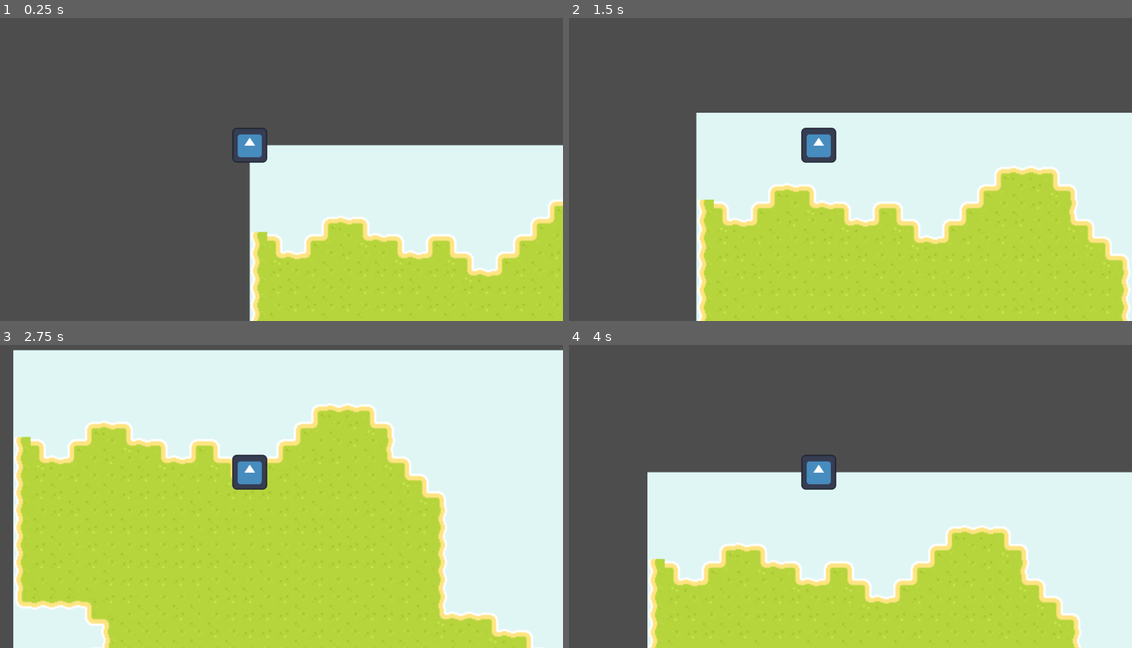
Above: before the commit, frames 1-4 (two rows, left to right).
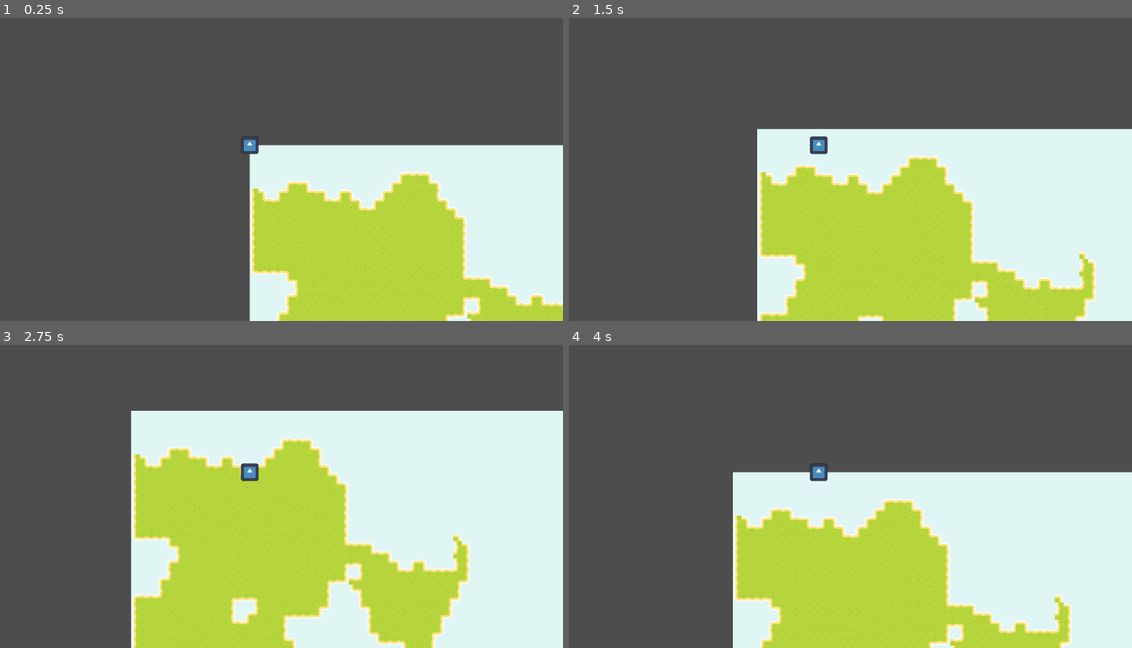
Above: after the commit, the same moments.

Repository: Sammy-T/Aero-Fight
Game: Godot game, scene res://scenes/level.tscn
The game is run twice, just before and just after one commit, with the same random seed, the same clock (stepped at 60 frames per second) and the same inputs. The engine's default icon, where the game draws it, is replaced by a stand-in: a white triangle on a blue panel in a dark square.
Inputs:
- Up to frame 1 (0.25 s): no input
- Up to frame 2 (1.5 s): tap Enter at 0.5 s; hold Right (ui_right) 0.53-1.28 s; hold Down (ui_down) from 1.28 s (still down)
- Up to frame 3 (2.75 s): release Down (ui_down) at 2.03 s; hold Right (ui_right) from 2.03 s (still down)
- Up to frame 4 (4 s): release Right (ui_right) at 2.78 s; hold Up (ui_up) 2.78-3.53 s; hold Left (ui_left) from 3.53 s (still down)

The runs differ from the first frame. In frame 1, 12% of the frame differs, in the area x 41-100%, y 36-100%; in frame 2, 28%; in frame 3, 54%, in the area x 2-100%, y 1-100%; in frame 4, 24%.

Commit message:
Adjust generated map height

Diff:
--- a/scenes/player.tscn
+++ b/scenes/player.tscn
@@ -11,4 +11,3 @@
 texture = ExtResource("1_63h1p")
 
 [node name="Camera2D" type="Camera2D" parent="."]
-zoom = Vector2(2, 2)
--- a/scripts/level.gd
+++ b/scripts/level.gd
@@ -27,7 +27,7 @@
 	var noise_range: Vector2 = Vector2()
 
 	for x in 64:
-		for y in 32:
+		for y in 64:
 			var cell_coord: Vector2i = Vector2i(x, y)
 			var noise_strength: float = map_noise.get_noise_2d(x, y)
 
